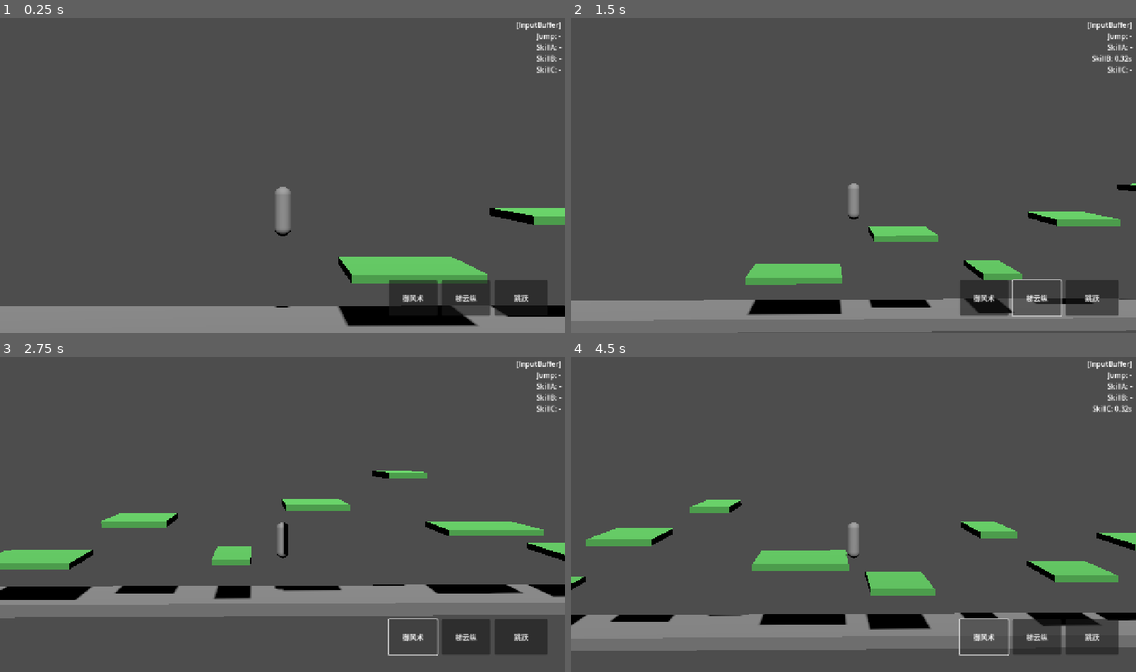
Above: before the commit, frames 1-4 (two rows, left to right).
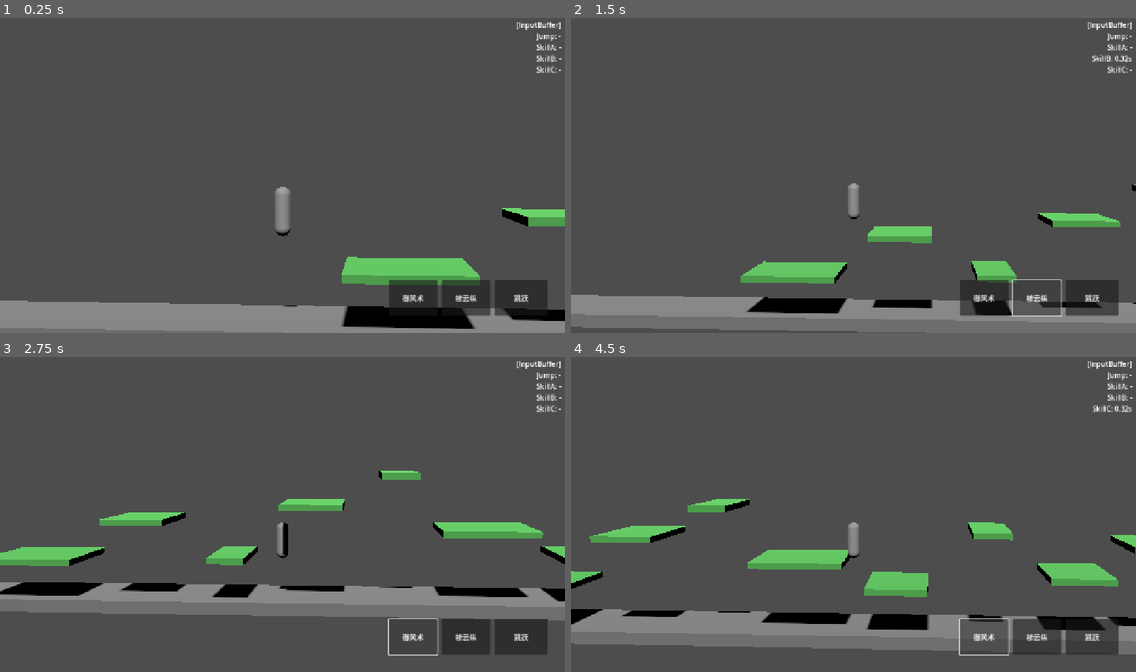
Above: after the commit, the same moments.

Repository: KStar001/GodotFly2
Game: Godot game, scene res://02scene/stage_001.tscn
The game is run twice, just before and just after one commit, with the same random seed, the same clock (stepped at 60 frames per second) and the same inputs.
Inputs:
- Up to frame 1 (0.25 s): no input
- Up to frame 2 (1.5 s): click "跳跃" at 0.5 s; click "梯云纵" at 1.25 s
- Up to frame 3 (2.75 s): click "御风术" at 2 s
- Up to frame 4 (4.5 s): click "跳跃" at 2.75 s; click "梯云纵" at 3.5 s; click "御风术" at 4.25 s

The runs differ from the first frame. In frame 1, 1.9% of the frame differs, in the area x 0-100%, y 54-99%; in frame 2, 3.2%; in frame 3, 4.8%, in the area x 0-100%, y 36-84%; in frame 4, 4.4%.

Commit message:
fix: 突木桩粒子指定SphereMesh，摄像机X轴偏移让玩家位于屏幕左侧1/3

Diff:
--- a/01code/KsCamera.gd
+++ b/01code/KsCamera.gd
@@ -5,6 +5,7 @@
 # 配置参数
 # 透视摄像机拉远+小FOV，视觉上接近正交但保留轻微纵深感
 const ConfigFov: float = 20.0             # FOV越小越接近正交（默认75，这里用20）
+const ConfigOffsetX: float = 3.5          # 摄像机在X轴超前玩家的距离（让玩家位于屏幕左侧1/3处）
 const ConfigOffsetY: float = 3.0          # 摄像机相对玩家Y偏移（稍微偏上）
 const ConfigOffsetZ: float = 30.0         # 摄像机距离玩家Z距离（拉远配合小FOV）
 const ConfigFollowSpeed: float = 5.0      # 摄像机跟随平滑速度
@@ -21,9 +22,9 @@
 #---------------------------------------------------------------------------------------------------
 func _UpdateFollow(delta: float) -> void:
 	var PlayerPos: Vector3 = KsWorld.CurPlayer.global_position
-	# 只跟随X轴（横向前进），Y和Z保持固定偏移
+	# X轴超前玩家一段距离，使玩家位于屏幕左侧1/3处
 	var DestPos: Vector3 = Vector3(
-		PlayerPos.x,
+		PlayerPos.x + ConfigOffsetX,
 		PlayerPos.y + ConfigOffsetY,
 		PlayerPos.z + ConfigOffsetZ
 	)
--- a/02scene/spike_001.tscn
+++ b/02scene/spike_001.tscn
@@ -16,6 +16,10 @@
 scale_min = 0.05
 scale_max = 0.1
 color = Color(1, 0.6, 0.1, 1)
+
+[sub_resource type="SphereMesh" id="SphereMesh_particle"]
+radius = 0.05
+height = 0.1
 
 [node name="Spike001" type="Node3D"]
 script = ExtResource("1_spike")
@@ -35,5 +39,7 @@
 amount = 16
 lifetime = 0.8
 process_material = SubResource("ParticleMat_warn")
+draw_passes = 1
+draw_pass_1 = SubResource("SphereMesh_particle")
 
 [connection signal="body_entered" from="HitBox" to="." method="_on_HitBox_body_entered"]
Not shown: 1 places in 02scene/spike_001.tscn that only renumber resources
